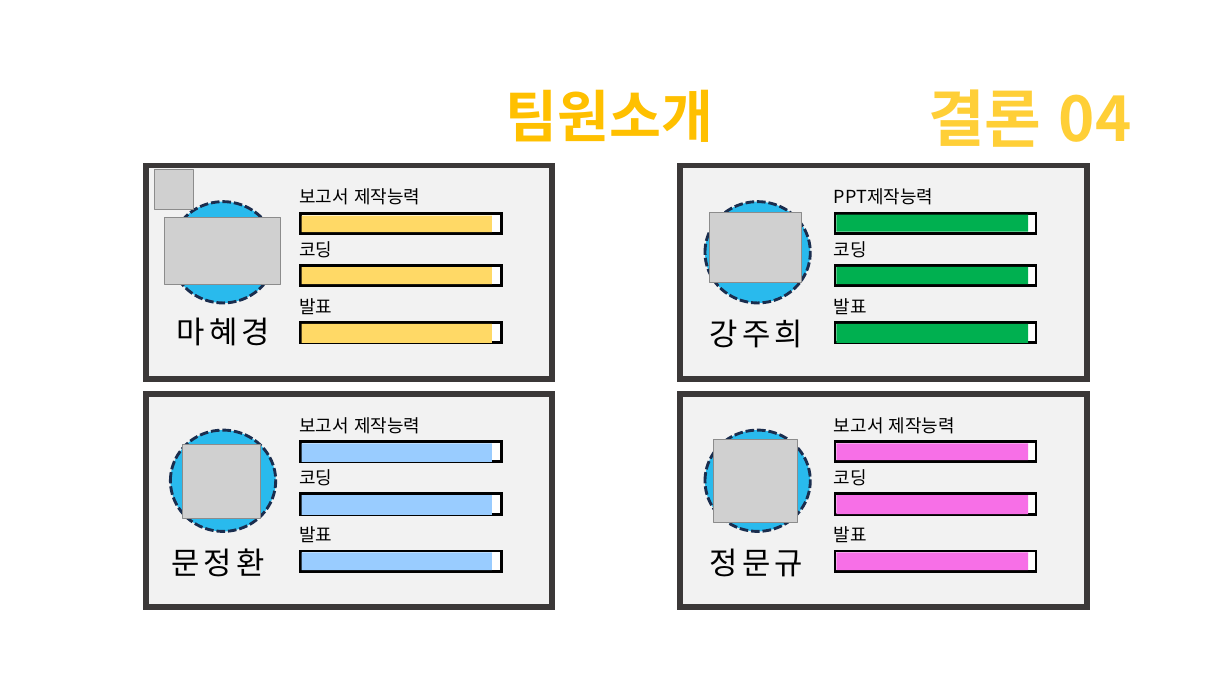
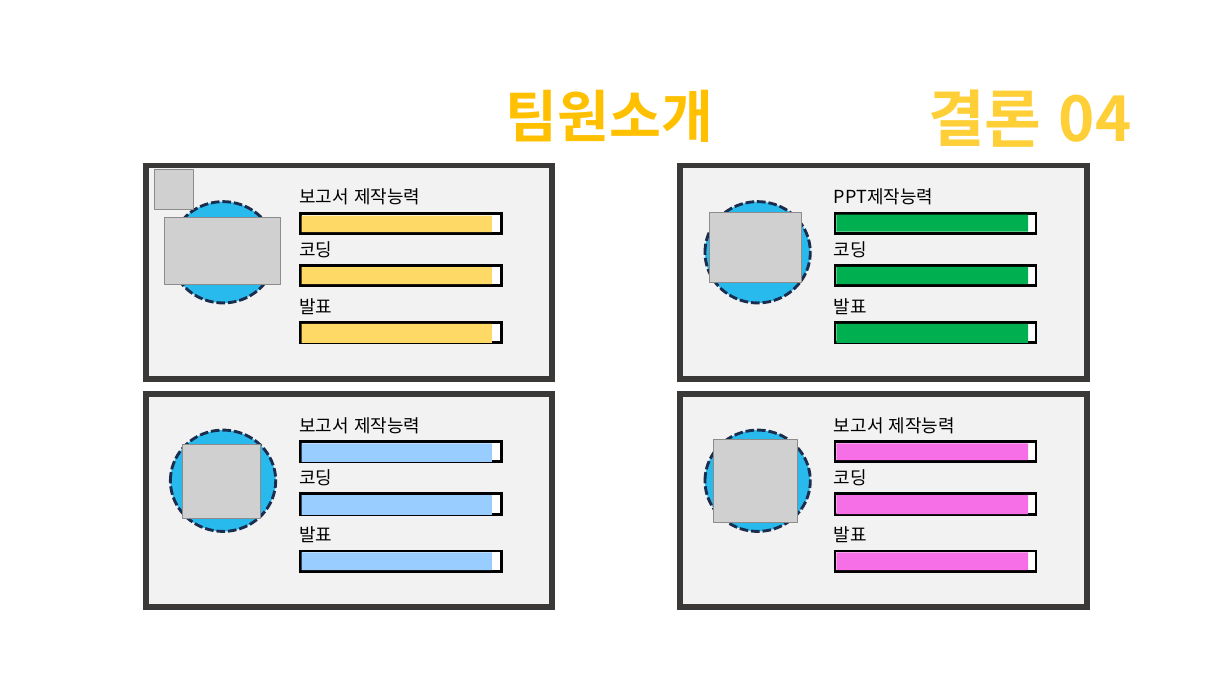
Before and after one commit to Hyevvy/Flappy-bird, a slide deck: slide 24 of 최종발표ppt.pptx. Drawn at 1232x693 pixels with LibreOffice and Linux fonts; fonts in the diff are those of the drawing; grey boxes stand for pictures; background and template pictures are left out. Boxes give left, top, right and bottom in pixels: in the first picture for what was removed or moved away, otherwise in the second. Text is boxed around its words. In the diff, an @@ line names an element or a change of style, - is before the commit and + after.

```diff
--- a/최종발표ppt.pptx
+++ b/최종발표ppt.pptx
@@ text removed at (177,317,270,346) @@
-마혜경
@@ text removed at (710,319,803,348) @@
-강주희
@@ text removed at (172,548,265,577) @@
-문정환
@@ text removed at (710,548,803,577) @@
-정문규
```
